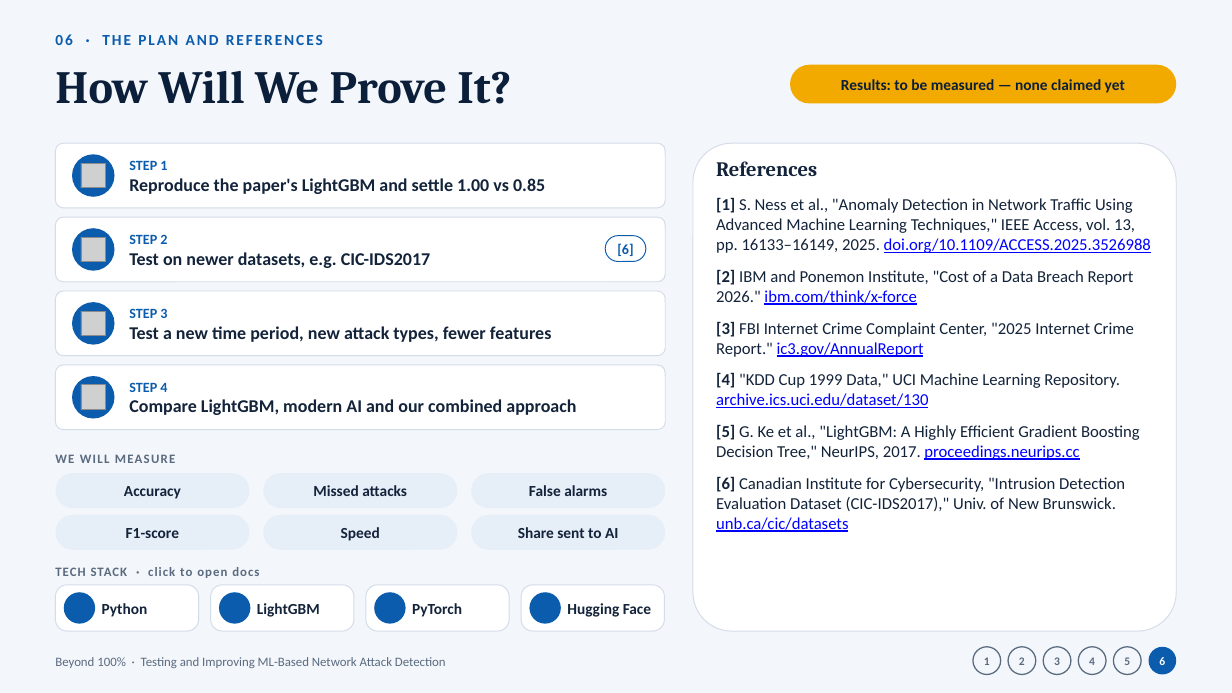
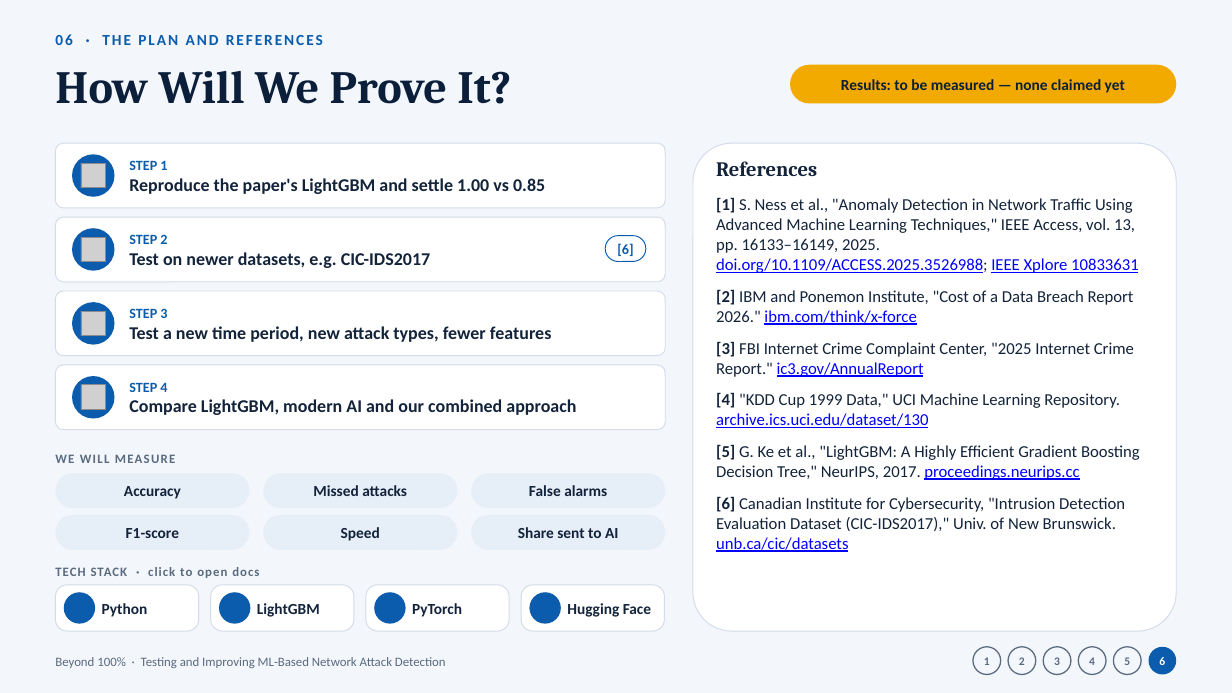
Before and after one commit to hotaro6754/hotaro6754, a slide deck: slide 6 of beyond-100/Beyond_100.pptx. Drawn at 1232x693 pixels with LibreOffice and Linux fonts; fonts in the diff are those of the drawing; grey boxes stand for pictures; background and template pictures are left out. Boxes give left, top, right and bottom in pixels: in the first picture for what was removed or moved away, otherwise in the second. Text is boxed around its words. In the diff, an @@ line names an element or a change of style, - is before the commit and + after.

```diff
--- a/beyond-100/Beyond_100.pptx
+++ b/beyond-100/Beyond_100.pptx
@@ text at bbox=[716, 197, 1139, 273]: text changed @@
-[1] S. Ness et al., "Anomaly Detection in Network Traffic Using Advanced Machine Learning Techniques," IEEE Access, vol. 13, pp. 16133–16149, 2025. doi.org/10.1109/ACCESS.2025.3526988
+[1] S. Ness et al., "Anomaly Detection in Network Traffic Using Advanced Machine Learning Techniques," IEEE Access, vol. 13, pp. 16133–16149, 2025. doi.org/10.1109/ACCESS.2025.3526988; IEEE Xplore 10833631
```
Also in this commit, not shown: 2 other slides changed, 1 other file.
